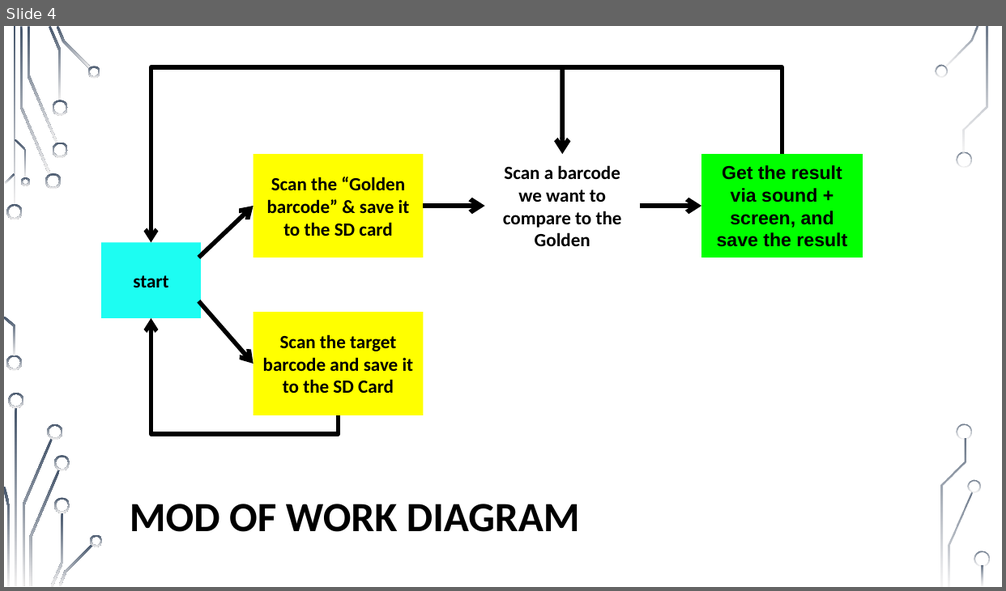
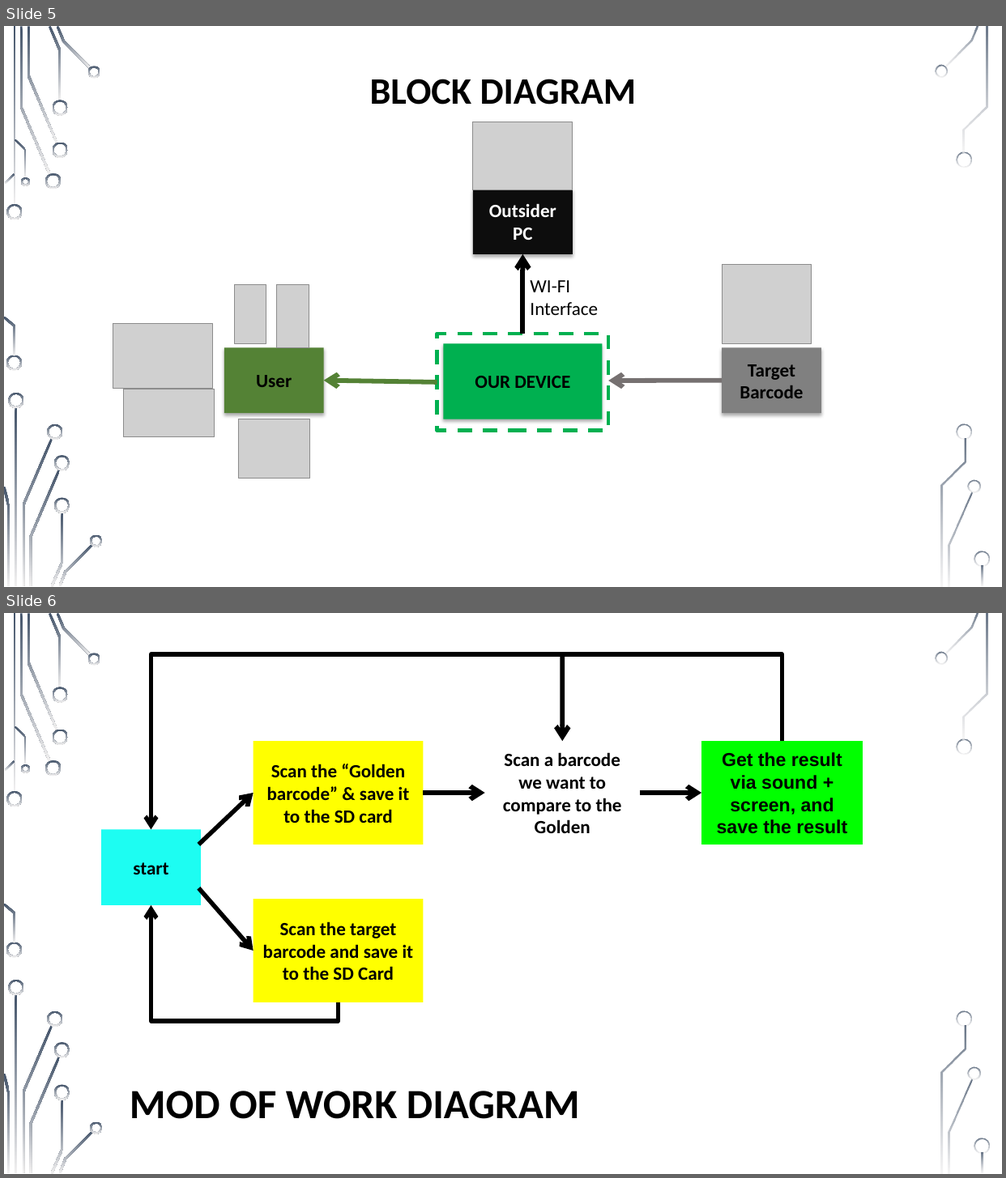
Before and after one commit to muhammad0bi/Technion_044167_E.E._project_A_IOT-Barcode_cheker, a slide deck: Presntations/midterm presentation IOT Barcode checker 7681.pptx. Shown one above the other, each under a label of ours: slide 4 before the commit, slides 5 and 6 after it. The pictures are 1006x591 and 1006x1178 pixels, drawn with LibreOffice and Linux fonts; fonts in the diff are those of the drawing; grey boxes stand for pictures; background and template pictures are left out. Boxes give left, top, right and bottom in pixels: in the first picture for what was removed or moved away, otherwise in the second. Text is boxed around its words. In the diff, an @@ line names an element or a change of style, - is before the commit and + after.

```diff
--- a/Presntations/midterm presentation IOT Barcode checker 7681.pptx
+++ b/Presntations/midterm presentation IOT Barcode checker 7681.pptx
@@ slide 5 added at (x1=4, y1=26, x2=1002, y2=587), background picture (left out); not listed: 36 template elements that a slide beside it also shows @@
@@ title added at (x1=370, y1=79, x2=637, y2=105), 36 pt, text #000000, bold @@
+BLOCK DIAGRAM
@@ picture added at (x1=473, y1=122, x2=573, y2=190) @@
@@ rectangle added at (x1=473, y1=189, x2=573, y2=254), fill #0D0D0D, 18 pt, text #FFFFFF, bold @@
+Outsider PC
@@ arrow added from (522, 334) to (522, 254), #000000 4.5 pt @@
@@ picture added at (x1=722, y1=264, x2=812, y2=344) @@
@@ picture added at (x1=235, y1=285, x2=266, y2=344) @@
@@ picture added at (x1=276, y1=285, x2=308, y2=348) @@
@@ text added at (x1=530, y1=280, x2=598, y2=315), 18 pt, text #000000 @@
+WI-FI
+Interface
@@ picture added at (x1=113, y1=324, x2=213, y2=389) @@
@@ rectangle added at (x1=437, y1=334, x2=609, y2=431), outline #00B050 3.5 pt dashed @@
@@ rectangle added at (x1=224, y1=348, x2=324, y2=413), fill #548235, 18 pt, text #000000, bold @@
+User
@@ rectangle added at (x1=444, y1=344, x2=602, y2=420), fill #00B050, 18 pt, text #000000, bold @@
+OUR DEVICE
@@ rectangle added at (x1=722, y1=348, x2=821, y2=413), fill #808080, 18 pt, text #000000, bold @@
+Target Barcode
@@ picture added at (x1=123, y1=389, x2=215, y2=437) @@
@@ arrow added from (437, 382) to (324, 381), #548235 4.5 pt @@
@@ arrow added from (722, 381) to (609, 381), #767171 4.5 pt @@
@@ picture added at (x1=238, y1=420, x2=310, y2=479) @@
@@ what was slide 4 is now slide 6 @@
```
Also in this commit, not shown: 7 slides changed, 4 slides removed.
